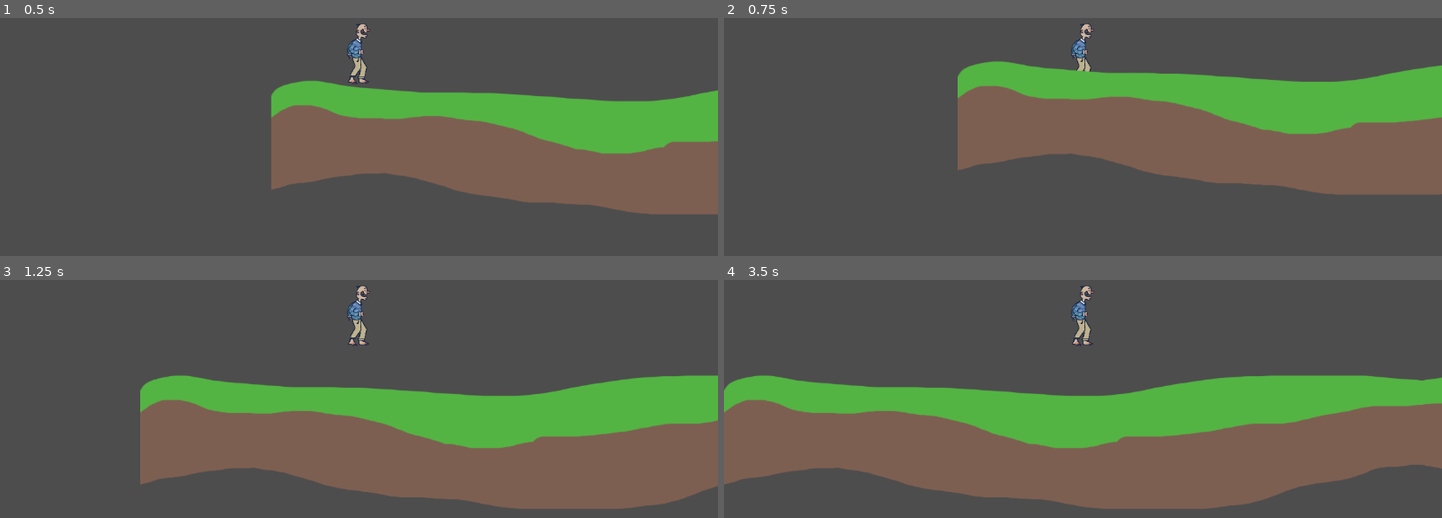
Above: before the commit, frames 1-4 (two rows, left to right).
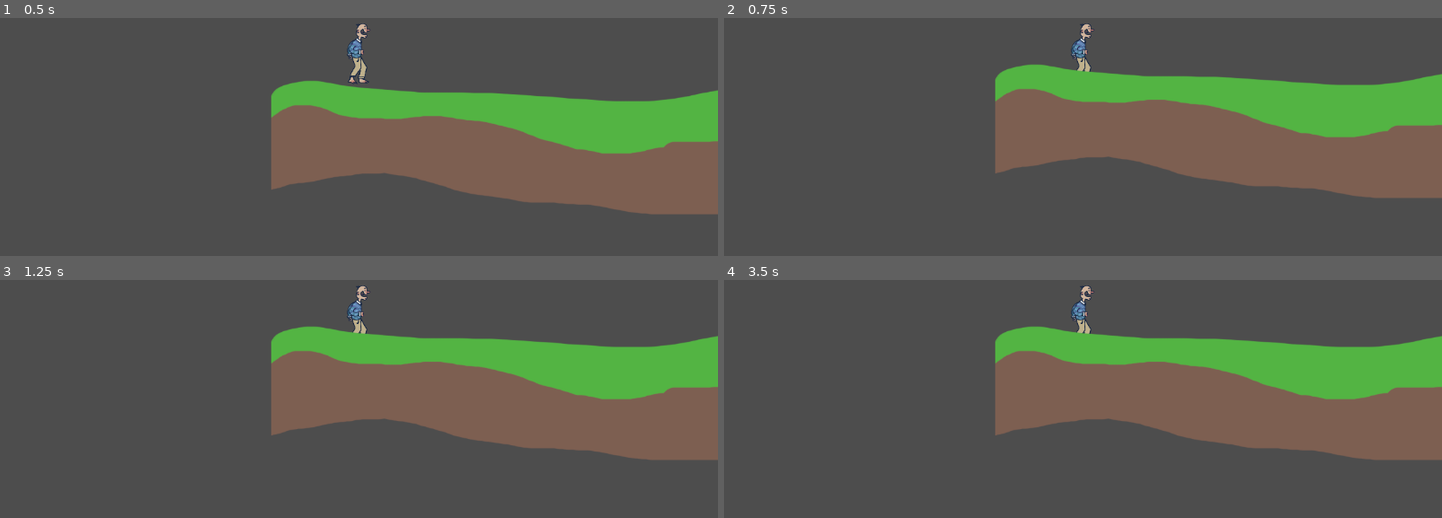
Above: after the commit, the same moments.

Repository: parneyw/platformer-2d
Game: Godot game, scene res://scenes/level.tscn
Two runs of this game, one before a commit and one after it. Both use one fixed random seed, a clock stepped at 60 frames per second and the inputs below.
Inputs:
- Up to frame 1 (0.5 s): no input
- Up to frame 2 (0.75 s): tap Enter (ui_accept) at 0.5 s; hold Right (ui_right) from 0.53 s (still down)
- Up to frame 3 (1.25 s): keep holding Right (ui_right); tap Enter (ui_accept) at 0.77 s
- Up to frame 4 (3.5 s): tap Enter (ui_accept) at 1.52, 3.02 s; release Right (ui_right) at 2.03 s; hold Left (ui_left) 2.03-2.78 s; hold Right (ui_right) from 2.78 s (still down)

Frame 1 is identical in both runs. In frame 2, 5.7% of the frame differs, in the area x 32-100%, y 18-76%; in frame 3, 44%; in frame 4, 49%, in the area x 0-100%, y 19-97%.
Error after the commit: Invalid assignment of property or key 'flip_h' with value of type 'bool' on a base object of type 'null instance'. (res://scripts/player.gd:26)

Commit message:
Update player.gd
sprite faces direction of motion

Diff:
--- a/scripts/player.gd
+++ b/scripts/player.gd
@@ -1,8 +1,8 @@
 extends CharacterBody2D
 
 
-const SPEED = 300.0
-const JUMP_VELOCITY = -400.0
+const SPEED = 800.0
+const JUMP_VELOCITY = -500.0
 
 # Get the gravity from the project settings to be synced with RigidBody nodes.
 var gravity = ProjectSettings.get_setting("physics/2d/default_gravity")
@@ -19,6 +19,12 @@
 	# Get the input direction and handle the movement/deceleration.
 	# As good practice, you should replace UI actions with custom gameplay actions.
 	var direction = Input.get_axis("ui_left", "ui_right")
+
+	if direction < 0:
+		$sprite.flip_h = true
+	elif direction > 0:
+		$sprite.flip_h = false
+
 	if direction:
 		velocity.x = direction * SPEED
 	else:
